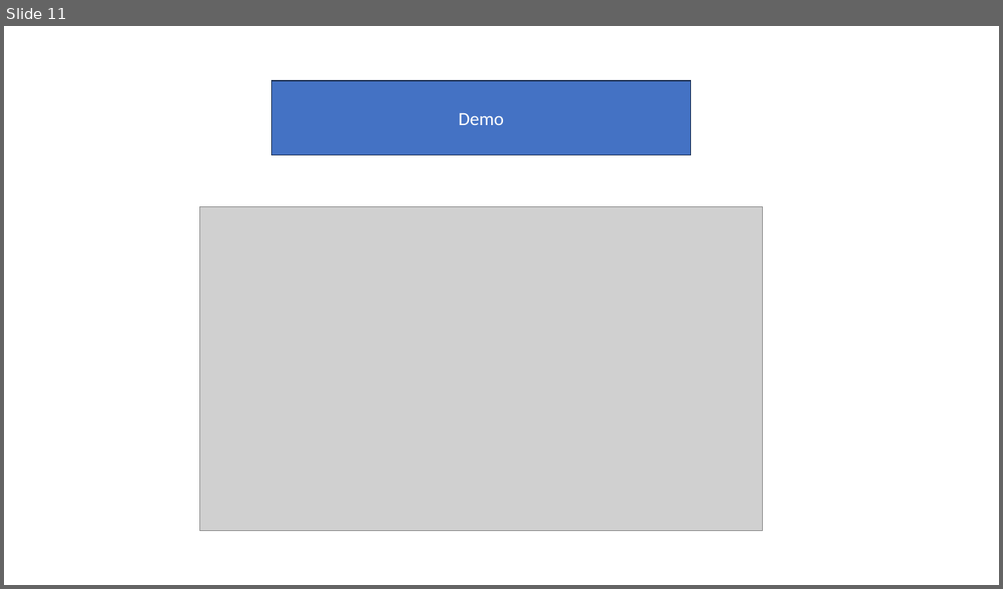
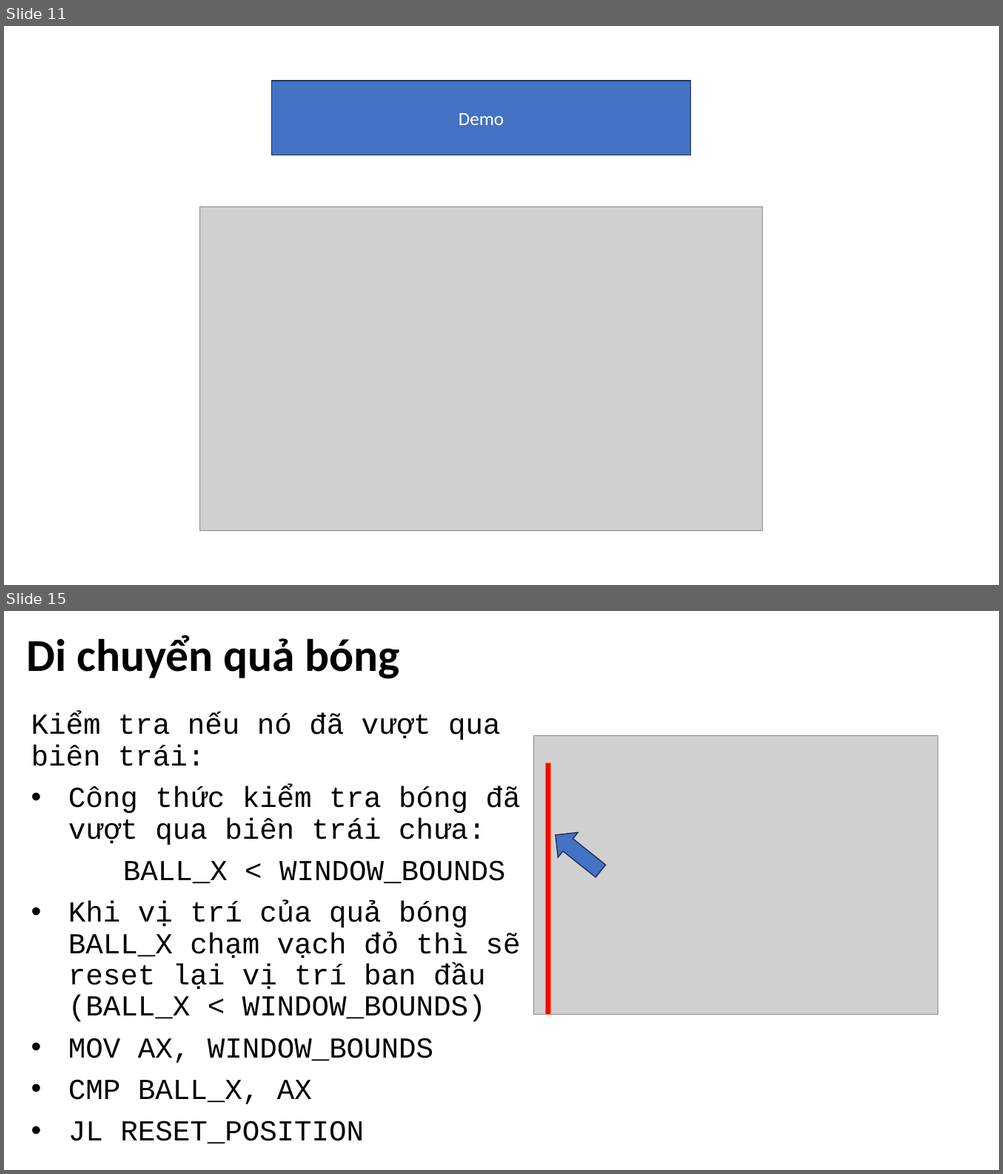
Before and after one commit to tkderphu/KTMT, a slide deck: ktmt_01.pptx. Shown one above the other, each under a label of ours: slide 11 before the commit, slides 11 and 15 after it; the slides between them are not shown. The pictures are 1003x589 and 1003x1174 pixels, drawn with LibreOffice and Linux fonts; fonts in the diff are those of the drawing; grey boxes stand for pictures. Boxes give left, top, right and bottom in pixels: in the first picture for what was removed or moved away, otherwise in the second. Text is boxed around its words. In the diff, an @@ line names an element or a change of style, - is before the commit and + after.

Commit message:
move ball

```diff
--- a/ktmt_01.pptx
+++ b/ktmt_01.pptx
@@ slide 15 added at (4,611,999,1170), background #FFFFFF @@
@@ title added at (26,635,400,679), 44 pt, text #000000, bold @@
+Di chuyển quả bóng
@@ subtitle added at (31,713,521,1105), 28 pt, text #000000 @@
+Kiểm tra nếu nó đã vượt qua biên trái:
+• Công thức kiểm tra bóng đã vượt qua biên trái chưa:
+BALL_X < WINDOW_BOUNDS
+• Khi vị trí của quả bóng BALL_X chạm vạch đỏ thì sẽ reset lại vị trí ban đầu (BALL_X < WINDOW_BOUNDS)
+• MOV AX, WINDOW_BOUNDS
+• CMP BALL_X, AX
+• JL RESET_POSITION
@@ picture added at (534,735,937,1014) @@
@@ rectangle added at (546,763,551,1014), fill #FF0000, outline #ED7D31 0.5 pt @@
@@ right arrow added at (546,823,611,883), fill #4472C4, outline #1E3256 1 pt @@
```
Also in this commit, not shown: 15 other slides added.
